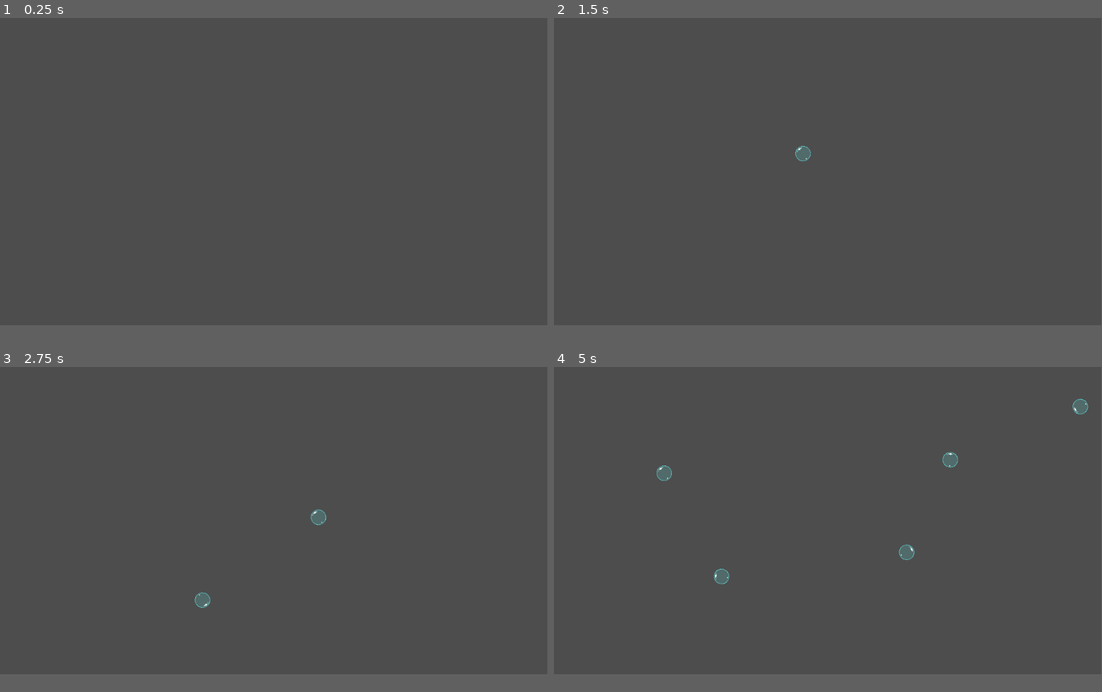
Above: before the commit, frames 1-4 (two rows, left to right).
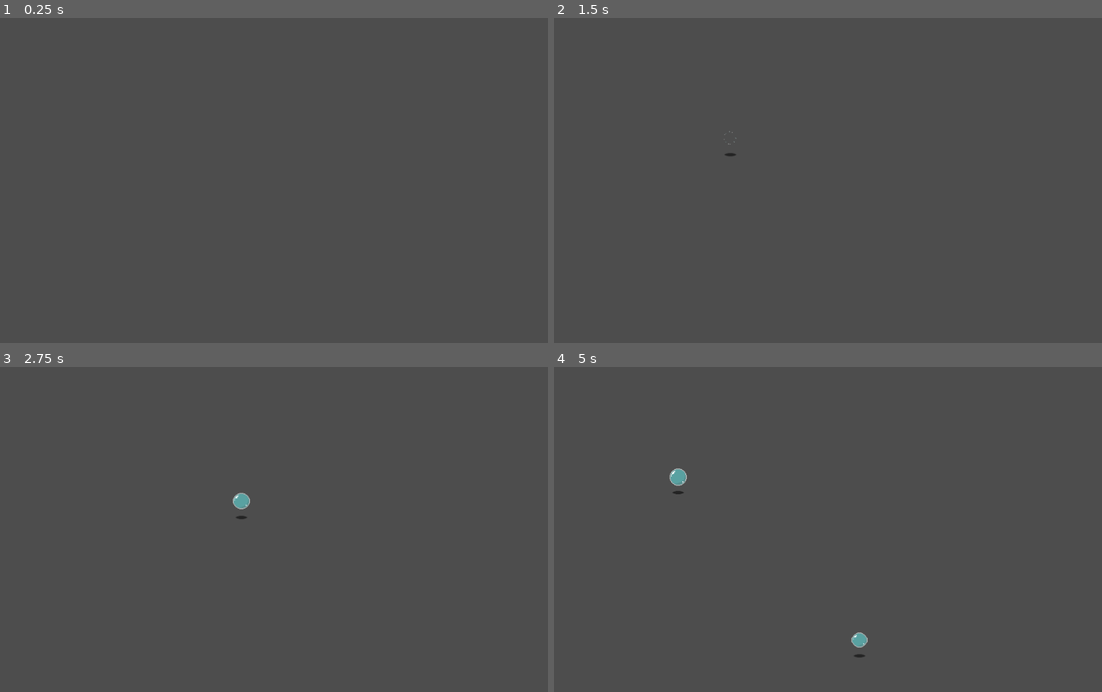
Above: after the commit, the same moments.

Repository: benxutech/bubble-tower-defense
Game: Godot game, scene res://Scenes/Maps/BaseMap.tscn
The game is run twice, just before and just after one commit, with the same random seed, the same clock (stepped at 60 frames per second) and the same inputs.
Inputs (mouse positions are in pixels of both pictures, inside the frame that each line leads up to):
- Up to frame 1 (0.25 s): no input
- Up to frame 2 (1.5 s): tap Enter at 0.5 s; move the mouse to (948, 157) at 0.52 s; click (948, 157) at 0.67 s; move the mouse to (734, 138) at 1.27 s; click (734, 138) at 1.42 s
- Up to frame 3 (2.75 s): move the mouse to (109, 474) at 2.02 s; click (109, 474) at 2.17 s
- Up to frame 4 (5 s): move the mouse to (800, 581) at 2.77 s; click (800, 581) at 2.92 s; move the mouse to (800, 503) at 3.52 s; click (800, 503) at 3.67 s; move the mouse to (734, 487) at 4.27 s; click (734, 487) at 4.42 s
In our replay, the window is 799x449 before the commit and 800x475 after it. These sizes can differ from the game's own. Grey fills any space a smaller window leaves; there, only what the larger window draws over its background counts as a difference.

The runs differ from the first frame. In frame 1, only the window size differs. In frame 2, 0.1% of the frame differs, in the area x 31-47%, y 34-44%; in frame 3, 0.4%; in frame 4, 0.8%, in the area x 18-98%, y 9-90%.

Commit message:
reafactor bubble

Diff:
--- a/Scenes/Bubbles/BaseBubble.tscn
+++ b/Scenes/Bubbles/BaseBubble.tscn
@@ -1,22 +1,65 @@
-[gd_scene load_steps=4 format=3 uid="uid://w4iwfip0y10u"]
+[gd_scene load_steps=10 format=3 uid="uid://cl53g0cgwff8a"]
 
 [ext_resource type="Script" path="res://Scenes/Bubbles/base_bubble.gd" id="1_hubat"]
-[ext_resource type="SpriteFrames" path="res://Scenes/Bubbles/bubble.tres" id="2_ngfwp"]
+[ext_resource type="SpriteFrames" uid="uid://bvgi1slhq3yrd" path="res://Scenes/Bubbles/bubble.tres" id="2_ngfwp"]
+[ext_resource type="Script" path="res://Scenes/Bubbles/bubble_sprite.gd" id="3_g283m"]
+[ext_resource type="Texture2D" uid="uid://dcealjgv30hx0" path="res://Assets/Bubble/shadow.png" id="4_dveh3"]
+
+[sub_resource type="AtlasTexture" id="AtlasTexture_ui4p5"]
+atlas = ExtResource("4_dveh3")
+region = Rect2(0, 0, 32, 32)
+
+[sub_resource type="AtlasTexture" id="AtlasTexture_i1emo"]
+atlas = ExtResource("4_dveh3")
+region = Rect2(32, 0, 32, 32)
+
+[sub_resource type="AtlasTexture" id="AtlasTexture_bnmey"]
+atlas = ExtResource("4_dveh3")
+region = Rect2(64, 0, 32, 32)
+
+[sub_resource type="SpriteFrames" id="SpriteFrames_622ai"]
+animations = [{
+"frames": [{
+"duration": 1.0,
+"texture": SubResource("AtlasTexture_ui4p5")
+}, {
+"duration": 1.0,
+"texture": SubResource("AtlasTexture_i1emo")
+}, {
+"duration": 1.0,
+"texture": SubResource("AtlasTexture_bnmey")
+}],
+"loop": true,
+"name": &"default",
+"speed": 4.0
+}]
 
 [sub_resource type="CircleShape2D" id="CircleShape2D_plv51"]
 radius = 17.0294
 
 [node name="BaseBubble" type="PathFollow2D"]
+rotates = false
 loop = false
 script = ExtResource("1_hubat")
 
-[node name="AnimatedSprite2D" type="AnimatedSprite2D" parent="."]
+[node name="BubbleSprite" type="AnimatedSprite2D" parent="."]
+position = Vector2(0, -18)
 sprite_frames = ExtResource("2_ngfwp")
+script = ExtResource("3_g283m")
+
+[node name="Timer" type="Timer" parent="BubbleSprite"]
+wait_time = 0.5
+autostart = true
+
+[node name="ShadowSprite" type="AnimatedSprite2D" parent="."]
+sprite_frames = SubResource("SpriteFrames_622ai")
 
 [node name="Area2D" type="Area2D" parent="."]
+position = Vector2(0, -18)
 
 [node name="CollisionShape2D" type="CollisionShape2D" parent="Area2D"]
 shape = SubResource("CircleShape2D_plv51")
 
-[connection signal="animation_finished" from="AnimatedSprite2D" to="." method="_on_animated_sprite_2d_animation_finished"]
+[connection signal="animation_finished" from="BubbleSprite" to="." method="_on_animated_sprite_2d_animation_finished"]
+[connection signal="timeout" from="BubbleSprite/Timer" to="BubbleSprite" method="_on_timer_timeout"]
 [connection signal="input_event" from="Area2D" to="." method="_on_area_2d_input_event"]
--- a/Scenes/Bubbles/base_bubble.gd
+++ b/Scenes/Bubbles/base_bubble.gd
@@ -3,7 +3,7 @@
 class_name SimpleBubble
 
 var health = 1
-var speed = 0.2
+var speed = 0.1
 var is_destroyed := false
 var base_damage = 1
 
@@ -31,7 +31,7 @@
 func pop() -> void:
 	speed = 0
 	is_destroyed = true
-	$AnimatedSprite2D.play("pop")
+	$BubbleSprite.play("pop")
 
 func _on_animated_sprite_2d_animation_finished():
 	if is_destroyed:
--- a/Scenes/Bubbles/bubble.tres
+++ b/Scenes/Bubbles/bubble.tres
@@ -1,28 +1,54 @@
-[gd_resource type="SpriteFrames" load_steps=9 format=3 uid="uid://bvgi1slhq3yrd"]
+[gd_resource type="SpriteFrames" load_steps=11 format=3 uid="uid://bvgi1slhq3yrd"]
 
-[ext_resource type="Texture2D" uid="uid://dabam0tu7k6dc" path="res://Assets/Bubble/idle/bubl_0001.png" id="1_ashgh"]
-[ext_resource type="Texture2D" uid="uid://5nj8gh8uy2qp" path="res://Assets/Bubble/idle/bubl_0002.png" id="2_dxmcu"]
-[ext_resource type="Texture2D" uid="uid://c3idl06huqcp" path="res://Assets/Bubble/idle/bubl_0003.png" id="3_upopc"]
-[ext_resource type="Texture2D" uid="uid://bmhr6ophrxfyt" path="res://Assets/Bubble/pop/bublpop_0001.png" id="4_yuvj2"]
-[ext_resource type="Texture2D" uid="uid://dt6mgyk3mr5sc" path="res://Assets/Bubble/pop/bublpop_0002.png" id="5_fo4x0"]
-[ext_resource type="Texture2D" uid="uid://kle1kcab2lbl" path="res://Assets/Bubble/pop/bublpop_0003.png" id="6_0rhcf"]
-[ext_resource type="Texture2D" uid="uid://bpq71nexw3vor" path="res://Assets/Bubble/pop/bublpop_0004.png" id="7_ecjt6"]
-[ext_resource type="Texture2D" uid="uid://jb3cavkaiewa" path="res://Assets/Bubble/pop/bublpop_0005.png" id="8_xbt32"]
+[ext_resource type="Texture2D" uid="uid://b7t2r7dyta3sf" path="res://Assets/Bubble/idle/bubl (1).png" id="1_r1h2s"]
+[ext_resource type="Texture2D" uid="uid://spkhhhe5ggme" path="res://Assets/Bubble/pop/bublpop.png" id="2_neg6d"]
+
+[sub_resource type="AtlasTexture" id="AtlasTexture_uhr8g"]
+atlas = ExtResource("1_r1h2s")
+region = Rect2(0, 0, 32, 32)
+
+[sub_resource type="AtlasTexture" id="AtlasTexture_gd0yx"]
+atlas = ExtResource("1_r1h2s")
+region = Rect2(32, 0, 32, 32)
+
+[sub_resource type="AtlasTexture" id="AtlasTexture_6rj3y"]
+atlas = ExtResource("1_r1h2s")
+region = Rect2(64, 0, 32, 32)
+
+[sub_resource type="AtlasTexture" id="AtlasTexture_svxuq"]
+atlas = ExtResource("2_neg6d")
+region = Rect2(0, 0, 48, 48)
+
+[sub_resource type="AtlasTexture" id="AtlasTexture_qgoqs"]
+atlas = ExtResource("2_neg6d")
+region = Rect2(48, 0, 48, 48)
+
+[sub_resource type="AtlasTexture" id="AtlasTexture_7iare"]
+atlas = ExtResource("2_neg6d")
+region = Rect2(96, 0, 48, 48)
+
+[sub_resource type="AtlasTexture" id="AtlasTexture_6vq73"]
+atlas = ExtResource("2_neg6d")
+region = Rect2(144, 0, 48, 48)
+
+[sub_resource type="AtlasTexture" id="AtlasTexture_tfy3o"]
+atlas = ExtResource("2_neg6d")
+region = Rect2(192, 0, 48, 48)
 
 [resource]
 animations = [{
 "frames": [{
 "duration": 1.0,
-"texture": ExtResource("1_ashgh")
+"texture": SubResource("AtlasTexture_uhr8g")
 }, {
 "duration": 1.0,
-"texture": ExtResource("2_dxmcu")
+"texture": SubResource("AtlasTexture_gd0yx")
 }, {
 "duration": 1.0,
-"texture": ExtResource("3_upopc")
+"texture": SubResource("AtlasTexture_6rj3y")
 }, {
 "duration": 1.0,
-"texture": ExtResource("2_dxmcu")
+"texture": SubResource("AtlasTexture_gd0yx")
 }],
 "loop": true,
 "name": &"default",
@@ -30,19 +56,19 @@
 }, {
 "frames": [{
 "duration": 1.0,
-"texture": ExtResource("4_yuvj2")
+"texture": SubResource("AtlasTexture_svxuq")
 }, {
 "duration": 1.0,
-"texture": ExtResource("5_fo4x0")
+"texture": SubResource("AtlasTexture_qgoqs")
 }, {
 "duration": 1.0,
-"texture": ExtResource("6_0rhcf")
+"texture": SubResource("AtlasTexture_7iare")
 }, {
 "duration": 1.0,
-"texture": ExtResource("7_ecjt6")
+"texture": SubResource("AtlasTexture_6vq73")
 }, {
 "duration": 1.0,
-"texture": ExtResource("8_xbt32")
+"texture": SubResource("AtlasTexture_tfy3o")
 }],
 "loop": false,
 "name": &"pop",
--- /dev/null
+++ b/Scenes/Bubbles/bubble_sprite.gd
@@ -0,0 +1,26 @@
+extends AnimatedSprite2D
+
+const BOB_SPEED = 0.1
+var isUp = true
+var offsetY = 0
+
+# Called when the node enters the scene tree for the first time.
+func _ready():
+	play()
+
+
+# Called every frame. 'delta' is the elapsed time since the previous frame.
+func _process(delta):
+	if isUp:
+		offsetY -= BOB_SPEED
+	else:
+		offsetY += BOB_SPEED
+	offset = Vector2(0, offsetY)
+
+
+func _on_timer_timeout():
+	if isUp:
+		isUp = false
+	else:
+		isUp = true
+	$Timer.start()
--- a/project.godot
+++ b/project.godot
@@ -19,6 +19,11 @@
 
 GlobalSignal="*res://Scenes/Main/global_signal.gd"
 
+[display]
+
+window/size/viewport_width=1024
+window/size/viewport_height=608
+
 [rendering]
 
 renderer/rendering_method="gl_compatibility"
Binary file added: Assets/Bubble/idle/bubl (1).png
Not shown, changed: Assets/Bubble/idle/bubl (1).png.import
Binary file removed: Assets/Bubble/idle/bubl_0001.png
Binary file removed: Assets/Bubble/idle/bubl_0002.png
Not shown, removed: Assets/Bubble/idle/bubl_0002.png.import
Binary file removed: Assets/Bubble/idle/bubl_0003.png
Not shown, removed: Assets/Bubble/idle/bubl_0003.png.import
Binary file added: Assets/Bubble/pop/bublpop.png
Not shown, changed: Assets/Bubble/pop/bublpop.png.import
Binary file removed: Assets/Bubble/pop/bublpop_0001.png
Binary file removed: Assets/Bubble/pop/bublpop_0002.png
Not shown, removed: Assets/Bubble/pop/bublpop_0002.png.import
(and 7 more such lines)
